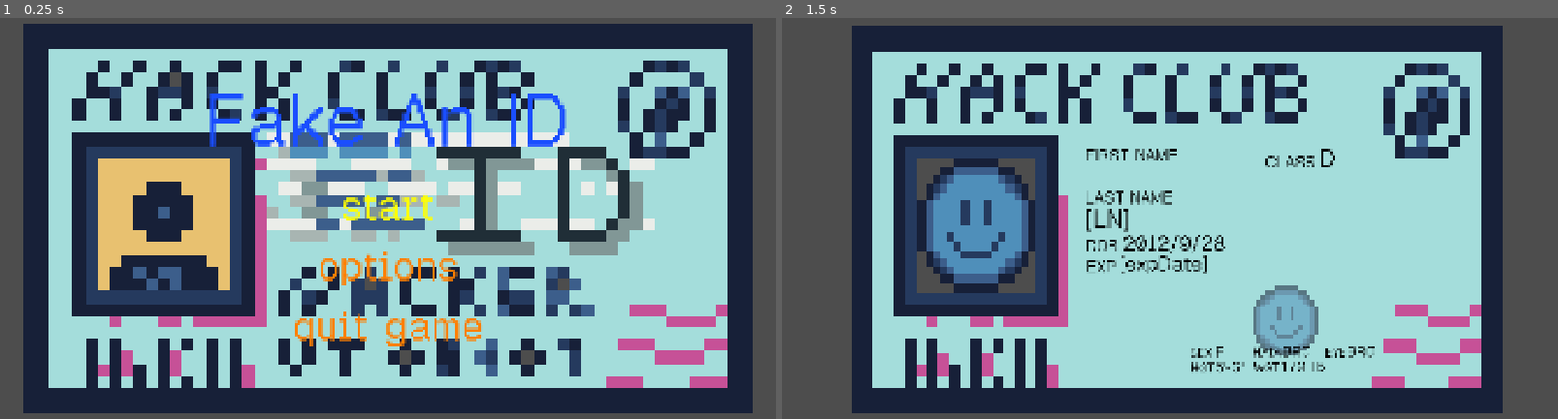
Above: before the commit, frames 1-2 (left to right).
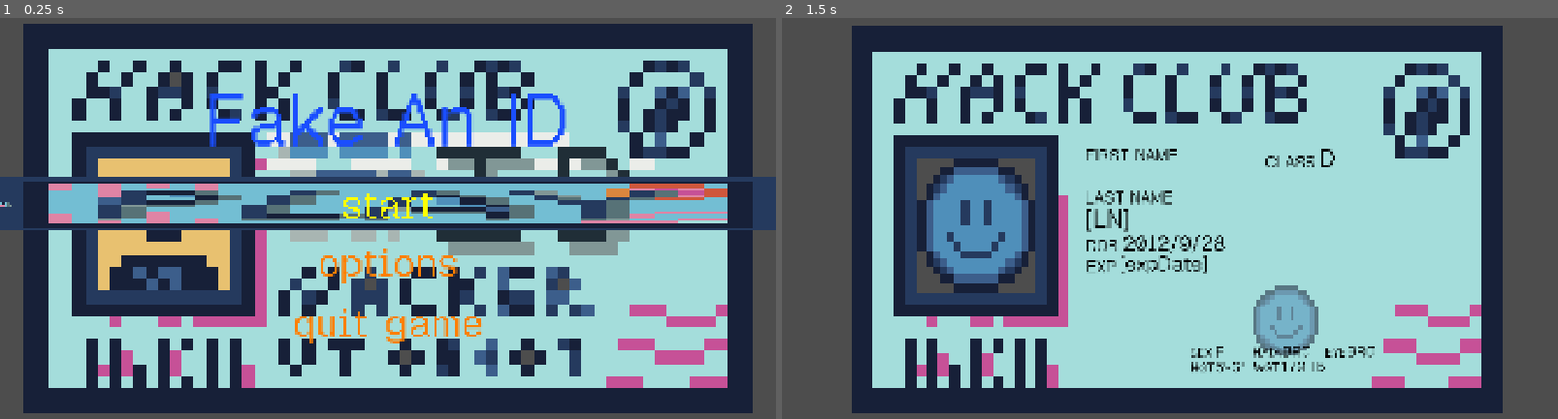
Above: after the commit, the same moments.

Repository: itstntcraft123/fake-an-id
Game: Godot game, scene res://scenes/main_menu.tscn
Same seed, same stepped clock (60 frames per second), same inputs: the game is played once before the commit and once after it.
Inputs (mouse positions are in pixels of both pictures, inside the frame that each line leads up to):
- Up to frame 1 (0.25 s): no input
- Up to frame 2 (1.5 s): click "[color=#ffffff00]> [/color]st…" at 0.5 s; tap Enter at 1.25 s; move the mouse to (1340, 198) at 1.27 s; hold Right from 1.28 s (still down); tap Alt at 1.35 s; click (1340, 198) at 1.42 s

The runs differ from the first frame. In frame 1, 13% of the frame differs, in the area x 0-100%, y 39-82%; in frame 2, nothing differs.
Error in both runs: Attempt to call function 'get_as_text' in base 'null instance' on a null instance. (res://scripts/utils.gd:121)

Commit message:
added play button, needs resizing
i couldnt figure out how to resize it and had to go, will fix later to avoid conflict

Diff:
--- a/scenes/main_menu.tscn
+++ b/scenes/main_menu.tscn
@@ -4,6 +4,10 @@
 [ext_resource type="Script" uid="uid://blqkatqoktqes" path="res://scripts/main_menu.gd" id="2_bqqt6"]
 [ext_resource type="PackedScene" uid="uid://bmdsk1kuk34xi" path="res://scenes/select_menu.tscn" id="2_ekxnf"]
 [ext_resource type="Texture2D" uid="uid://bpxr1xdodvt5y" path="res://sprites/home-sceen-id-draft.png" id="3_wu84c"]
+[ext_resource type="Texture2D" uid="uid://ctyepyutkmtva" path="res://sprites/play-button.png" id="5_8ln24"]
+
+[sub_resource type="StyleBoxTexture" id="StyleBoxTexture_u5sy4"]
+texture = ExtResource("5_8ln24")
 
 [node name="MainMenu" type="Control" unique_id=99506797]
 layout_mode = 3
@@ -47,8 +51,11 @@
 layout_mode = 2
 
 [node name="Start" type="Button" parent="MarginContainer/VBoxContainer/SelectMenu" unique_id=1295318933]
+texture_filter = 1
 layout_mode = 2
+theme_override_styles/normal = SubResource("StyleBoxTexture_u5sy4")
 text = "start"
+icon = ExtResource("5_8ln24")
 
 [node name="Options" type="Button" parent="MarginContainer/VBoxContainer/SelectMenu" unique_id=270986237]
 layout_mode = 2
Binary file added: sprites/play-button.png
Not shown, added: sprites/play-button.png.import
